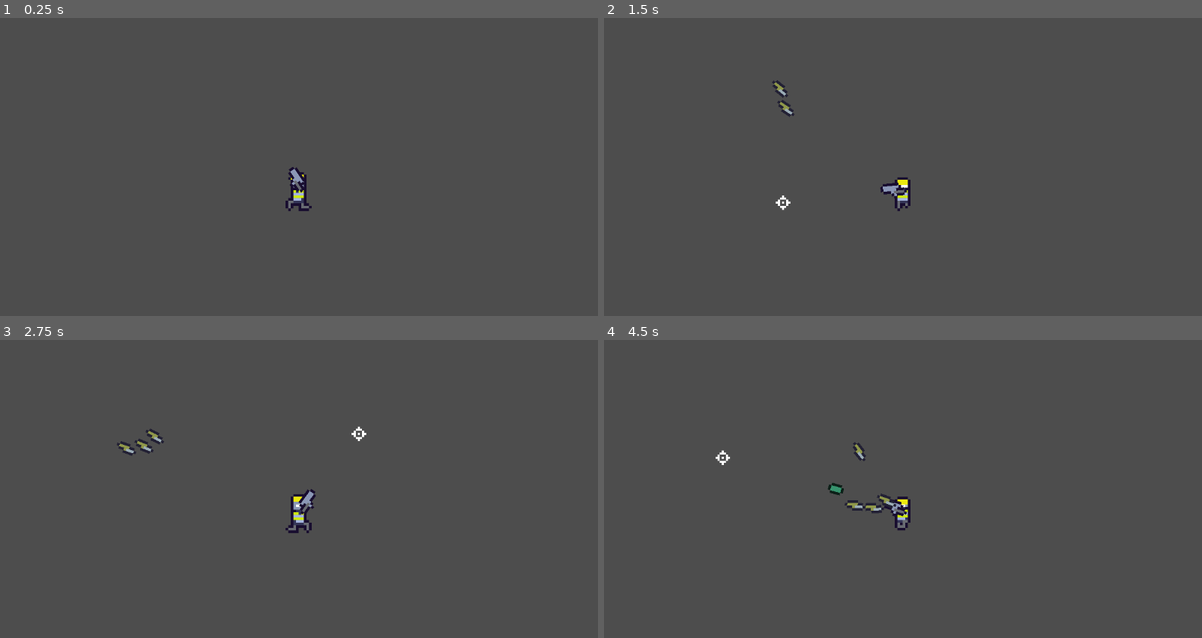
Above: before the commit, frames 1-4 (two rows, left to right).
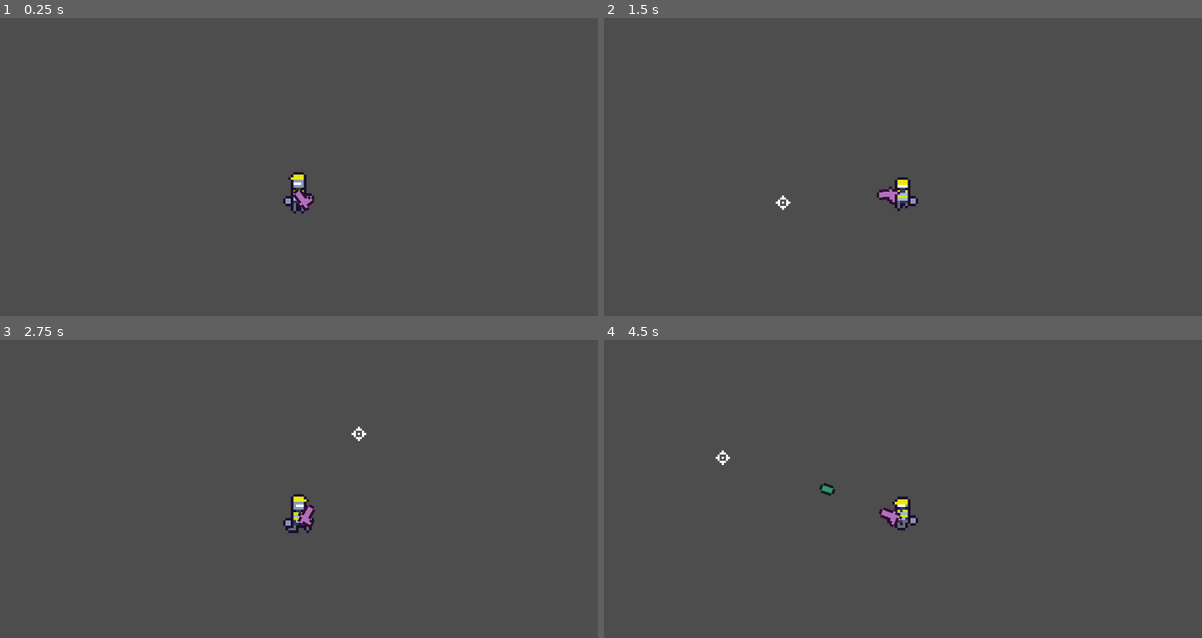
Above: after the commit, the same moments.

Repository: DryGuyx2/magnet_knives
Game: Godot game, scene res://main.tscn
Two runs of this game, one before a commit and one after it. Both use one fixed random seed, a clock stepped at 60 frames per second and the inputs below.
Inputs (mouse positions are in pixels of both pictures, inside the frame that each line leads up to):
- Up to frame 1 (0.25 s): no input
- Up to frame 2 (1.5 s): move the mouse to (1034, 169) at 0.52 s; hold D (move_right) 0.53-1.28 s; click (1034, 169) at 0.6 s; tap C (test_1) at 0.8, 1.35 s; move the mouse to (783, 202) at 1.27 s; hold S (move_down) from 1.28 s (still down)
- Up to frame 3 (2.75 s): click (179, 524) at 1.55 s; move the mouse to (358, 435) at 2.02 s; release S (move_down) at 2.03 s; hold D (move_right) from 2.03 s (still down); right-click (358, 435) at 2.1 s; tap C (test_1) at 2.3 s
- Up to frame 4 (4.5 s): move the mouse to (873, 575) at 2.77 s; release D (move_right) at 2.78 s; hold W (move_up) 2.78-3.53 s; click (873, 575) at 2.85 s; move the mouse to (1082, 557) at 3.52 s; hold A (move_left) from 3.53 s (still down); tap C (test_1) at 3.6 s; move the mouse to (723, 456) at 4.27 s; click (723, 456) at 4.35 s

The runs differ from the first frame. In frame 1, 0.3% of the frame differs, in the area x 47-53%, y 50-66%; in frame 2, 0.4%; in frame 3, 0.5%; in frame 4, 0.7%, in the area x 35-53%, y 34-63%.

Commit message:
Update gun animations

Diff:
--- a/knife/knife_spawner.gd
+++ b/knife/knife_spawner.gd
@@ -6,9 +6,9 @@
 
 var KNIFE_SCENE = preload("res://knife/knife.tscn")
 
-func _process(delta: float) -> void:
-	if Input.is_action_just_pressed("test_1"):
-		var knife = KNIFE_SCENE.instantiate()
-		knife.player = player
-		knife.global_position = global_position
-		main_scene.add_child(knife)
+#func _process(delta: float) -> void:
+#	if Input.is_action_just_pressed("test_1"):
+#		var knife = KNIFE_SCENE.instantiate()
+#		knife.player = player
+#		knife.global_position = global_position
+#		main_scene.add_child(knife)
--- a/player/bullet/bullet.gd
+++ b/player/bullet/bullet.gd
@@ -12,7 +12,6 @@
 func _process(delta: float) -> void:
 	global_position += direction * speed * delta
 
-
 func _on_area_entered(area: Area2D) -> void:
 	if area.has_method("damage"):
 		area.damage(damage)
--- a/player/player.gd
+++ b/player/player.gd
@@ -14,9 +14,15 @@
 @export var dash_duration: float = 1
 
 @onready var player_animations: AnimatedSprite2D = $AnimatedSprite2D
-@onready var gun_animations: AnimatedSprite2D = $GunPivot/Gun
-@onready var gun_pivot: Node2D = $GunPivot
+@onready var hand_pivot: Node2D = $HandPivot
+@onready var gun_animations: AnimatedSprite2D = $HandPivot/Hands/Gunpivot/Gun
+@onready var gun_pivot: Node2D = $HandPivot/Hands/Gunpivot
+@onready var hands: AnimatedSprite2D = $HandPivot/Hands
+@onready var muzzle: Node2D = $HandPivot/Hands/Gunpivot/Gun/Muzzle
 @export var cursor: Cursor
+
+const HAND_1_GUN_POSITION = Vector2(1.807, -2.461)
+const HAND_2_GUN_POSITION = Vector2(-5.6, -2.2)
 
 var BULLET_SCENE = preload("res://player/bullet/bullet.tscn")
 
@@ -25,6 +31,9 @@
 var current_state: State = initial_state
 
 var facing_left: bool = false
+
+func _ready() -> void:
+	hands.play()
 
 func _physics_process(delta: float) -> void:
 	move_direction = Input.get_vector("move_left", "move_right", "move_up", "move_down")
@@ -64,10 +73,13 @@
 func handle_animations() -> void:
 	player_animations.flip_h = facing_left
 
+	var string_direction = get_string_direction()
+	player_animations.z_index = int(string_direction == "up")
+
 	if current_state == State.MOVING:
-		player_animations.play("moving_%s" % get_string_direction())
+		player_animations.play("moving_%s" % string_direction)
 	elif current_state == State.IDLE:
-		player_animations.play("idle_%s" % get_string_direction())
+		player_animations.play("idle_%s" % string_direction)
 
 func get_string_direction() -> String:
 	if move_direction.x != 0:
@@ -82,14 +94,15 @@
 	return "none"
 
 func handle_gun() -> void:
-	gun_pivot.look_at(cursor.global_position)
-	if cursor.global_position.x > global_position.x:
-		gun_pivot.scale.y = 1
-	else:
-		gun_pivot.scale.y = -1
+	if cursor.global_position.x < global_position.x:
+		hand_pivot.scale.x = 1
+	elif cursor.global_position.x > global_position.x:
+		hand_pivot.scale.x = -1
+
+	gun_animations.look_at(cursor.position)
 
 	if Input.is_action_just_pressed("shoot"):
 		var bullet = BULLET_SCENE.instantiate()
-		bullet.global_position = global_position
+		bullet.global_position = muzzle.global_position
 		bullet.target = cursor.position
 		main_scene.add_child(bullet)
--- a/player/player.tscn
+++ b/player/player.tscn
@@ -1,8 +1,9 @@
-[gd_scene load_steps=33 format=3 uid="uid://70xgaapne6i"]
+[gd_scene load_steps=40 format=3 uid="uid://70xgaapne6i"]
 
 [ext_resource type="Script" path="res://player/player.gd" id="1_vagyu"]
 [ext_resource type="Texture2D" uid="uid://cgj46vohllpt5" path="res://player/player.png" id="2_fis4v"]
-[ext_resource type="Texture2D" uid="uid://d01n8nqgppc0c" path="res://player/gun.png" id="3_wy43n"]
+[ext_resource type="Texture2D" uid="uid://x6rk4r0f1k0c" path="res://player/hands.png" id="3_1utux"]
+[ext_resource type="Texture2D" uid="uid://bvipobv8mb2wj" path="res://player/gun.png" id="3_wy43n"]
 
 [sub_resource type="AtlasTexture" id="AtlasTexture_4egns"]
 atlas = ExtResource("2_fis4v")
@@ -209,25 +210,68 @@
 radius = 3.0
 height = 12.0
 
-[sub_resource type="AtlasTexture" id="AtlasTexture_m55et"]
+[sub_resource type="AtlasTexture" id="AtlasTexture_03s5o"]
+atlas = ExtResource("3_1utux")
+region = Rect2(0, 0, 32, 32)
+
+[sub_resource type="AtlasTexture" id="AtlasTexture_fmuch"]
+atlas = ExtResource("3_1utux")
+region = Rect2(32, 0, 32, 32)
+
+[sub_resource type="AtlasTexture" id="AtlasTexture_84h3f"]
+atlas = ExtResource("3_1utux")
+region = Rect2(64, 0, 32, 32)
+
+[sub_resource type="AtlasTexture" id="AtlasTexture_dii73"]
+atlas = ExtResource("3_1utux")
+region = Rect2(96, 0, 32, 32)
+
+[sub_resource type="AtlasTexture" id="AtlasTexture_7sl3s"]
+atlas = ExtResource("3_1utux")
+region = Rect2(128, 0, 32, 32)
+
+[sub_resource type="AtlasTexture" id="AtlasTexture_r64qc"]
+atlas = ExtResource("3_1utux")
+region = Rect2(0, 32, 32, 32)
+
+[sub_resource type="SpriteFrames" id="SpriteFrames_7jdic"]
+animations = [{
+"frames": [{
+"duration": 1.0,
+"texture": SubResource("AtlasTexture_03s5o")
+}, {
+"duration": 1.0,
+"texture": SubResource("AtlasTexture_fmuch")
+}, {
+"duration": 1.0,
+"texture": SubResource("AtlasTexture_84h3f")
+}, {
+"duration": 1.0,
+"texture": SubResource("AtlasTexture_dii73")
+}, {
+"duration": 1.0,
+"texture": SubResource("AtlasTexture_7sl3s")
+}, {
+"duration": 1.0,
+"texture": SubResource("AtlasTexture_r64qc")
+}],
+"loop": true,
+"name": &"default",
+"speed": 5.0
+}]
+
+[sub_resource type="AtlasTexture" id="AtlasTexture_h4xac"]
 atlas = ExtResource("3_wy43n")
 region = Rect2(0, 0, 32, 32)
 
-[sub_resource type="AtlasTexture" id="AtlasTexture_m7c2p"]
-atlas = ExtResource("3_wy43n")
-region = Rect2(32, 0, 32, 32)
-
-[sub_resource type="SpriteFrames" id="SpriteFrames_0pqfg"]
+[sub_resource type="SpriteFrames" id="SpriteFrames_7hfxl"]
 animations = [{
 "frames": [{
 "duration": 1.0,
-"texture": SubResource("AtlasTexture_m55et")
-}, {
-"duration": 1.0,
-"texture": SubResource("AtlasTexture_m7c2p")
-}],
-"loop": true,
-"name": &"shoot",
+"texture": SubResource("AtlasTexture_h4xac")
+}],
+"loop": true,
+"name": &"default",
 "speed": 5.0
 }]
 
@@ -238,18 +282,32 @@
 [node name="AnimatedSprite2D" type="AnimatedSprite2D" parent="."]
 position = Vector2(0, -0.4)
 sprite_frames = SubResource("SpriteFrames_eyslh")
-animation = &"moving_sideways"
-frame_progress = 0.989839
+animation = &"idle_sideways"
 
 [node name="CollisionShape2D" type="CollisionShape2D" parent="."]
 position = Vector2(-0.2, 3)
 shape = SubResource("CapsuleShape2D_th7ts")
 
-[node name="GunPivot" type="Node2D" parent="."]
-position = Vector2(1.2, 1.8)
-
-[node name="Gun" type="AnimatedSprite2D" parent="GunPivot"]
-position = Vector2(-1.4, -2.4)
-sprite_frames = SubResource("SpriteFrames_0pqfg")
-animation = &"shoot"
+[node name="HandPivot" type="Node2D" parent="."]
+scale = Vector2(-1, 1)
+
+[node name="Hands" type="AnimatedSprite2D" parent="HandPivot"]
+position = Vector2(1, -0.2)
+scale = Vector2(1, 1)
+sprite_frames = SubResource("SpriteFrames_7jdic")
+frame_progress = 0.771475
+
+[node name="Gunpivot" type="Node2D" parent="HandPivot/Hands"]
+position = Vector2(-5, 5.4)
+rotation = 0.308896
+scale = Vector2(1, 1)
+
+[node name="Gun" type="AnimatedSprite2D" parent="HandPivot/Hands/Gunpivot"]
+position = Vector2(-9.53674e-07, 0)
+sprite_frames = SubResource("SpriteFrames_7hfxl")
+frame_progress = 0.737034
 flip_h = true
+flip_v = true
+
+[node name="Muzzle" type="Node2D" parent="HandPivot/Hands/Gunpivot/Gun"]
+position = Vector2(5.28617, 2.09198)
Binary file changed: player/gun.png
Binary file added: player/hands.png
Not shown, changed: player/hands.png.import
